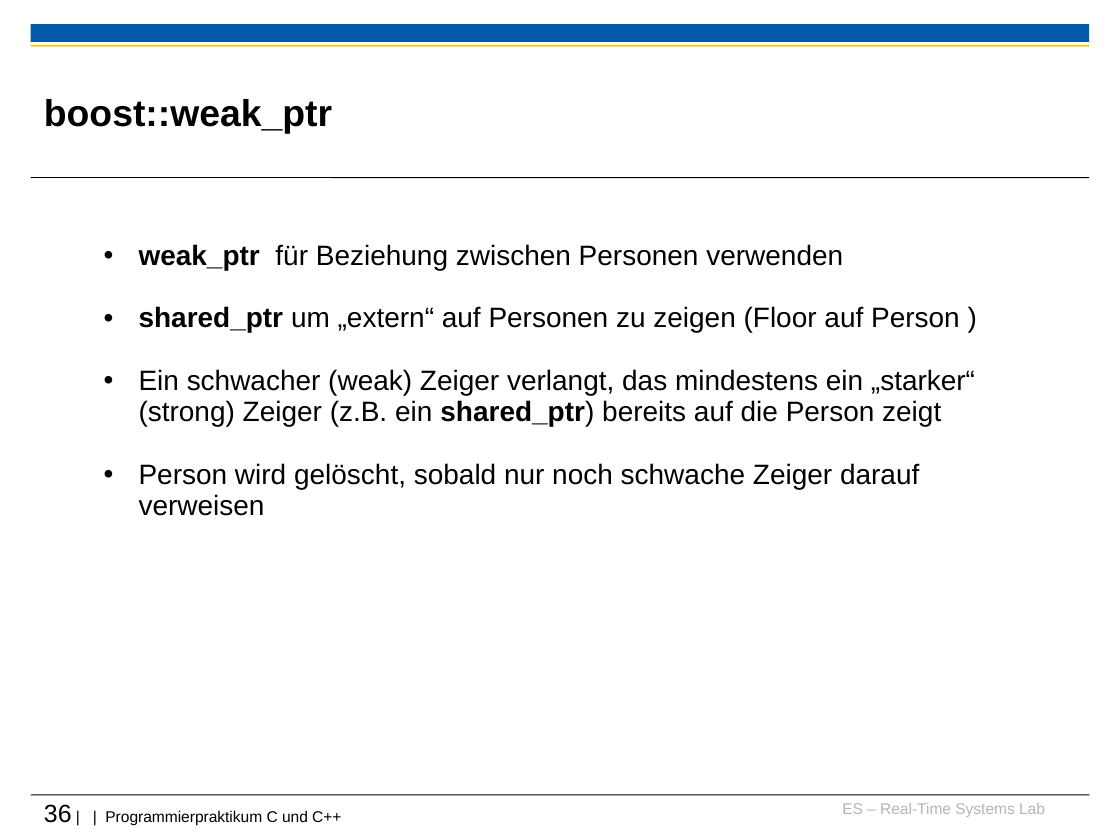
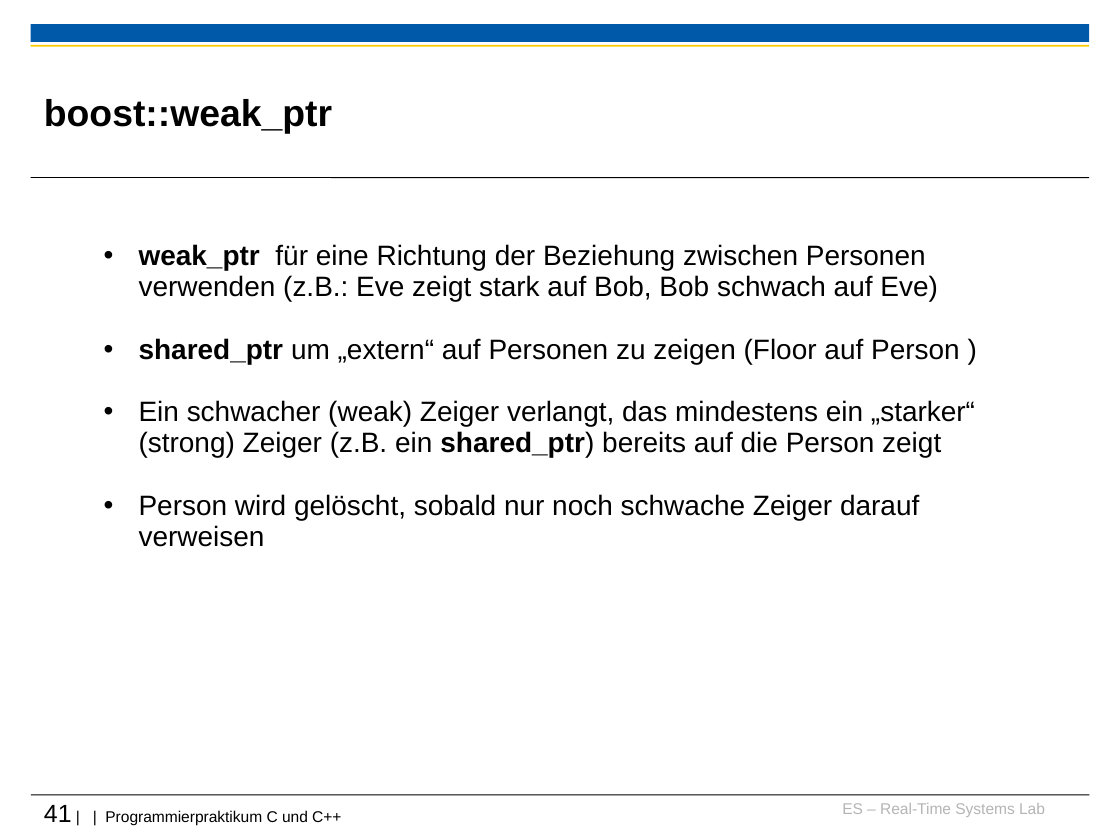
Before and after one commit to h82k/tud-cppp, a slide deck: slide 41 of Vorlesung/2 Speicherverwaltung_F36.ppt (slide 36 before the commit). Drawn at 1120x840 pixels with LibreOffice and Linux fonts; fonts in the diff are those of the drawing; background and template pictures are left out. Boxes give left, top, right and bottom in pixels: in the first picture for what was removed or moved away, otherwise in the second. Text is boxed around its words. In the diff, an @@ line names an element or a change of style, - is before the commit and + after.

```diff
--- a/Vorlesung/2 Speicherverwaltung_F36.ppt
+++ b/Vorlesung/2 Speicherverwaltung_F36.ppt
@@ text at bbox=[139, 244, 938, 301]: text changed @@
-• weak_ptr für Beziehung zwischen Personen verwenden
+• weak_ptr für eine Richtung der Beziehung zwischen Personen verwenden (z.B.: Eve zeigt stark auf Bob, Bob schwach auf Eve)
@@ text at bbox=[44, 805, 341, 825]: text changed @@
-36 | | Programmierpraktikum C und C++
+41 | | Programmierpraktikum C und C++
```
Also in this commit, not shown: 7 other slides changed, 6 slides added, 4 other files.
